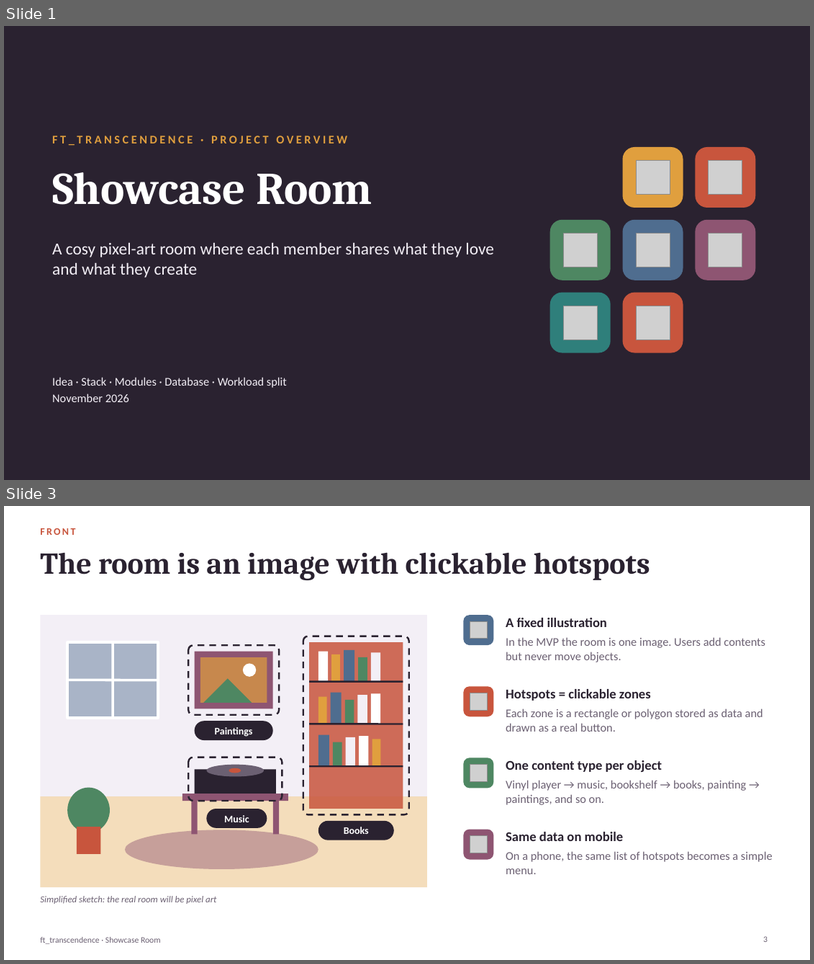
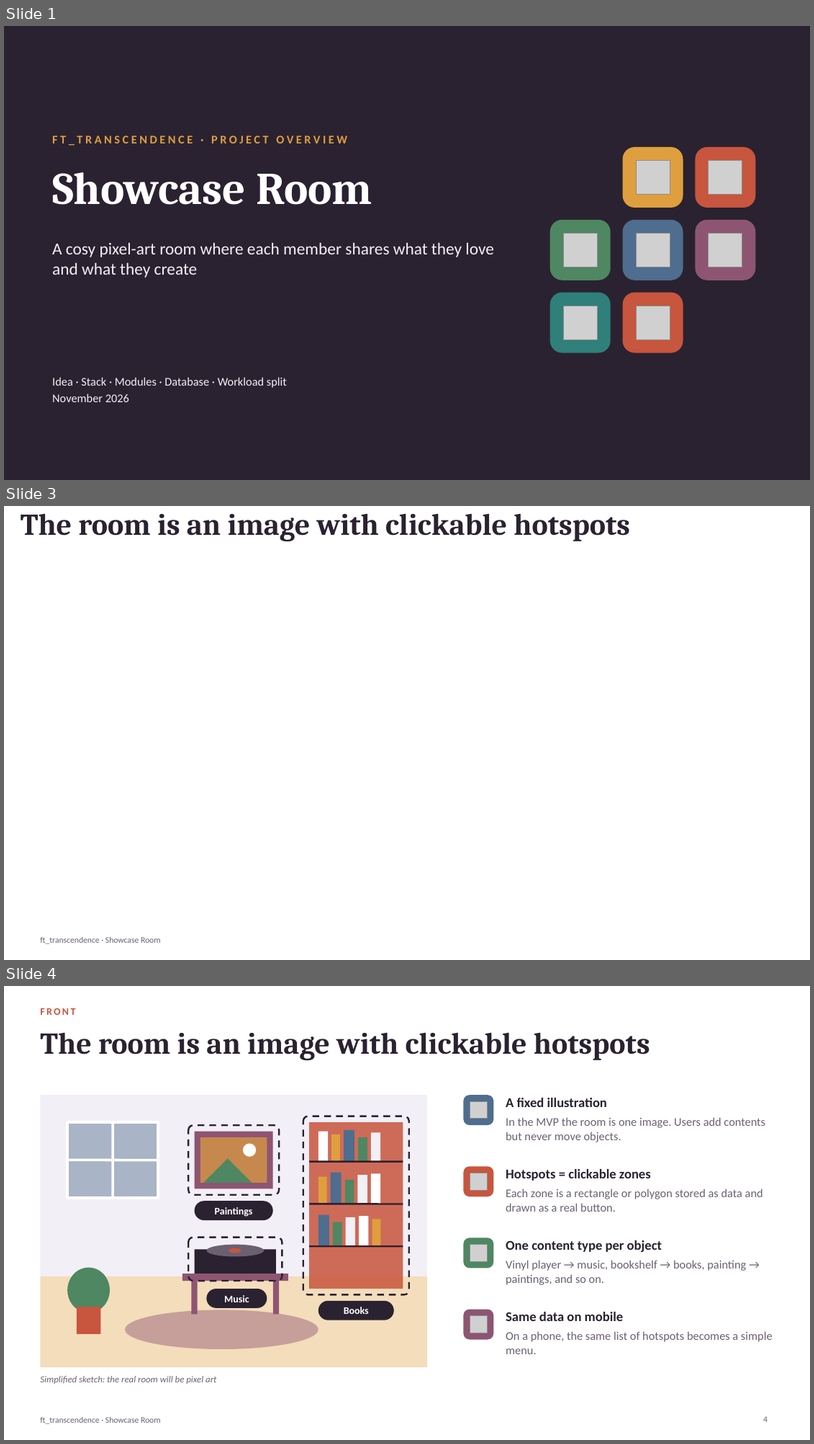
Before and after one commit to Komorebi-32/Transcendance, a slide deck: documentation/slides/showcase_room_overview_en.pptx. Shown one above the other, each under a label of ours: slides 1 and 3 before the commit, slides 1, 3 and 4 after it; the slides between them are not shown. The pictures are 814x964 and 814x1444 pixels, drawn with LibreOffice and Linux fonts; fonts in the diff are those of the drawing; grey boxes stand for pictures; background and template pictures are left out. Boxes give left, top, right and bottom in pixels: in the first picture for what was removed or moved away, otherwise in the second. Text is boxed around its words. In the diff, an @@ line names an element or a change of style, - is before the commit and + after.

```diff
--- a/documentation/slides/showcase_room_overview_en.pptx
+++ b/documentation/slides/showcase_room_overview_en.pptx
@@ slide 3 added at [4,506,810,960], background picture (left out); not listed: 1 template element that a slide beside it also shows @@
@@ text added at [21,513,630,542], 36 pt, text #2A2230, bold @@
+The room is an image with clickable hotspots
@@ what was slide 3 is now slide 4 @@
@@ page number at [764,1416,768,1422]: text changed @@
-3
+4
```
Also in this commit, not shown: 2 slides changed.
